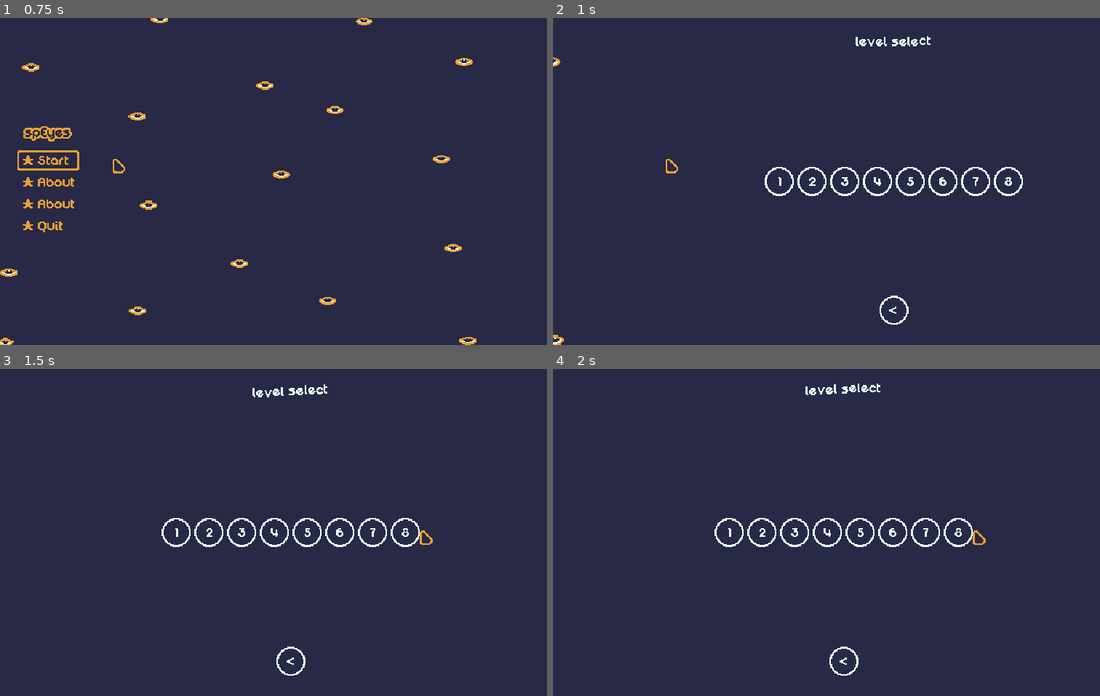
Above: before the commit, frames 1-4 (two rows, left to right).
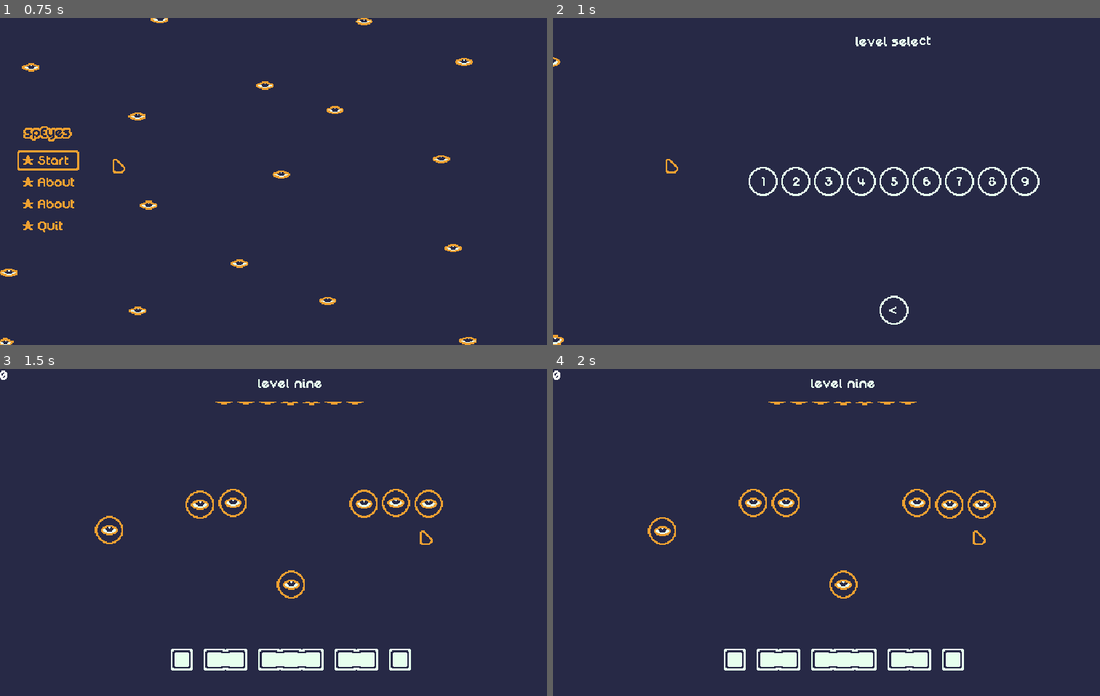
Above: after the commit, the same moments.

Repository: mrbartchak/brackeys-game-jam-2026.1
Game: Godot game, scene res://ui/screens/main_menu.tscn
Two runs of this game, one before a commit and one after it. Both use one fixed random seed, a clock stepped at 60 frames per second and the inputs below.
Inputs (mouse positions are in pixels of both pictures, inside the frame that each line leads up to):
- Up to frame 1 (0.75 s): click (114, 161) at 0.5 s
- Up to frame 2 (1 s): no input
- Up to frame 3 (1.5 s): click (421, 532) at 1.25 s, where only the run after the commit has a clickable "9"
- Up to frame 4 (2 s): no input

Frame 1 is identical in both runs. In frame 2, 1.6% of the frame differs, in the area x 35-89%, y 45-55%; in frame 3, 4.3%, in the area x 0-81%, y 0-94%; in frame 4, 4.2%.

Commit message:
9 levels

Diff:
--- a/core/game_manager.gd
+++ b/core/game_manager.gd
@@ -8,7 +8,8 @@
 	"level_05": preload("res://levels/level_data/level_05.tres"),
 	"level_06": preload("res://levels/level_data/level_06.tres"),
 	"level_07": preload("res://levels/level_data/level_07.tres"),
-	"level_08": preload("res://levels/level_data/level_08.tres")
+	"level_08": preload("res://levels/level_data/level_08.tres"),
+	"level_09": preload("res://levels/level_data/level_09.tres")
 }
 
 var current_level_data: LevelData
--- a/levels/level_data/level_05.tres
+++ b/levels/level_data/level_05.tres
@@ -29,7 +29,7 @@
 [resource]
 script = ExtResource("1_4rihi")
 id = "level_05"
-display_name = "level five WIP"
+display_name = "level five"
 target_zone_positions = Array[Vector2]([Vector2(180, 160), Vector2(180, 196), Vector2(350, 140), Vector2(490, 220)])
 blocks = Array[ExtResource("1_c0ap4")]([SubResource("Resource_0j7bc"), SubResource("Resource_0wr1i"), SubResource("Resource_c0ap4")])
 target_score = 4
--- a/levels/level_data/level_06.tres
+++ b/levels/level_data/level_06.tres
@@ -29,7 +29,7 @@
 [resource]
 script = ExtResource("2_jgt5g")
 id = "level_06"
-display_name = "level six WIP"
+display_name = "level six"
 target_zone_positions = Array[Vector2]([Vector2(160, 180), Vector2(196, 180), Vector2(320, 160), Vector2(460, 150), Vector2(460, 186)])
 blocks = Array[ExtResource("1_hvj2w")]([SubResource("Resource_0j7bc"), SubResource("Resource_0wr1i"), SubResource("Resource_hvj2w")])
 target_score = 5
--- a/levels/level_data/level_07.tres
+++ b/levels/level_data/level_07.tres
@@ -5,7 +5,8 @@
 
 [sub_resource type="Resource" id="Resource_0j7bc"]
 script = ExtResource("1_lng5a")
-block_id = "block_1x3"
+block_id = "block_1x1"
+position = Vector2(-68, 0)
 is_filled = true
 is_locked = true
 metadata/_custom_type_script = "uid://c4lb5cudd274j"
@@ -13,20 +14,24 @@
 [sub_resource type="Resource" id="Resource_0wr1i"]
 script = ExtResource("1_lng5a")
 block_id = "block_1x2"
-position = Vector2(-80, 0)
+position = Vector2(-20, 0)
+is_filled = true
+is_locked = true
 metadata/_custom_type_script = "uid://c4lb5cudd274j"
 
 [sub_resource type="Resource" id="Resource_lng5a"]
 script = ExtResource("1_lng5a")
-block_id = "block_1x2"
-position = Vector2(80, 0)
+block_id = "block_1x3"
+position = Vector2(52, 0)
+is_filled = true
+is_locked = true
 metadata/_custom_type_script = "uid://c4lb5cudd274j"
 
 [resource]
 script = ExtResource("2_hpo1s")
 id = "level_07"
-display_name = "level seven WIP"
-target_zone_positions = Array[Vector2]([Vector2(240, 200), Vector2(400, 100)])
+display_name = "level seven"
+target_zone_positions = Array[Vector2]([Vector2(200, 180), Vector2(236, 180), Vector2(272, 180), Vector2(450, 150), Vector2(450, 186)])
 blocks = Array[ExtResource("1_lng5a")]([SubResource("Resource_0j7bc"), SubResource("Resource_0wr1i"), SubResource("Resource_lng5a")])
-target_score = 2
+target_score = 5
 metadata/_custom_type_script = "uid://cjyn0y48epuwx"
--- a/levels/level_data/level_08.tres
+++ b/levels/level_data/level_08.tres
@@ -6,24 +6,31 @@
 [sub_resource type="Resource" id="Resource_0j7bc"]
 script = ExtResource("1_h70xq")
 block_id = "block_1x3"
-position = Vector2(-160, 0)
+position = Vector2(-88, 0)
+is_filled = true
+is_locked = true
 metadata/_custom_type_script = "uid://c4lb5cudd274j"
 
 [sub_resource type="Resource" id="Resource_0wr1i"]
 script = ExtResource("1_h70xq")
-block_id = "block_1x2"
-position = Vector2(-80, 0)
+block_id = "block_1x1"
+position = Vector2(-16, 0)
+is_filled = true
+is_locked = true
 metadata/_custom_type_script = "uid://c4lb5cudd274j"
 
 [sub_resource type="Resource" id="Resource_lng5a"]
 script = ExtResource("1_h70xq")
 block_id = "block_1x2"
+position = Vector2(40, 0)
+is_filled = true
+is_locked = true
 metadata/_custom_type_script = "uid://c4lb5cudd274j"
 
 [sub_resource type="Resource" id="Resource_h70xq"]
 script = ExtResource("1_h70xq")
-block_id = "block_1x1"
-position = Vector2(40, 0)
+block_id = "block_1x3"
+position = Vector2(88, 0)
 is_filled = true
 is_locked = true
 metadata/_custom_type_script = "uid://c4lb5cudd274j"
@@ -31,8 +38,8 @@
 [resource]
 script = ExtResource("2_eko48")
 id = "level_08"
-display_name = "level eight WIP"
-target_zone_positions = Array[Vector2]([Vector2(240, 200), Vector2(300, 100), Vector2(120, 120)])
+display_name = "level eight"
+target_zone_positions = Array[Vector2]([Vector2(230, 120), Vector2(300, 120), Vector2(370, 120), Vector2(430, 140), Vector2(430, 200), Vector2(150, 260)])
 blocks = Array[ExtResource("1_h70xq")]([SubResource("Resource_0j7bc"), SubResource("Resource_0wr1i"), SubResource("Resource_lng5a"), SubResource("Resource_h70xq")])
-target_score = 3
+target_score = 6
 metadata/_custom_type_script = "uid://cjyn0y48epuwx"
--- /dev/null
+++ b/levels/level_data/level_09.tres
@@ -0,0 +1,52 @@
+[gd_resource type="Resource" script_class="LevelData" load_steps=8 format=3 uid="uid://lmlrfjww47mr"]
+
+[ext_resource type="Script" uid="uid://c4lb5cudd274j" path="res://blocks/block_config.gd" id="1_61p3f"]
+[ext_resource type="Script" uid="uid://cjyn0y48epuwx" path="res://levels/level_data.gd" id="2_2erse"]
+
+[sub_resource type="Resource" id="Resource_0j7bc"]
+script = ExtResource("1_61p3f")
+block_id = "block_1x1"
+position = Vector2(-120, 0)
+is_filled = true
+is_locked = true
+metadata/_custom_type_script = "uid://c4lb5cudd274j"
+
+[sub_resource type="Resource" id="Resource_0wr1i"]
+script = ExtResource("1_61p3f")
+block_id = "block_1x2"
+position = Vector2(-72, 0)
+is_filled = true
+is_locked = true
+metadata/_custom_type_script = "uid://c4lb5cudd274j"
+
+[sub_resource type="Resource" id="Resource_lng5a"]
+script = ExtResource("1_61p3f")
+block_id = "block_1x3"
+is_filled = true
+is_locked = true
+metadata/_custom_type_script = "uid://c4lb5cudd274j"
+
+[sub_resource type="Resource" id="Resource_h70xq"]
+script = ExtResource("1_61p3f")
+block_id = "block_1x2"
+position = Vector2(72, 0)
+is_filled = true
+is_locked = true
+metadata/_custom_type_script = "uid://c4lb5cudd274j"
+
+[sub_resource type="Resource" id="Resource_61p3f"]
+script = ExtResource("1_61p3f")
+block_id = "block_1x1"
+position = Vector2(120, 0)
+is_filled = true
+is_locked = true
+metadata/_custom_type_script = "uid://c4lb5cudd274j"
+
+[resource]
+script = ExtResource("2_2erse")
+id = "level_09"
+display_name = "level nine"
+target_zone_positions = Array[Vector2]([Vector2(120, 180), Vector2(220, 150), Vector2(256, 150), Vector2(320, 240), Vector2(400, 150), Vector2(436, 150), Vector2(472, 150)])
+blocks = Array[ExtResource("1_61p3f")]([SubResource("Resource_0j7bc"), SubResource("Resource_0wr1i"), SubResource("Resource_lng5a"), SubResource("Resource_h70xq"), SubResource("Resource_61p3f")])
+target_score = 7
+metadata/_custom_type_script = "uid://cjyn0y48epuwx"
--- a/ui/screens/level_select.tscn
+++ b/ui/screens/level_select.tscn
@@ -94,6 +94,11 @@
 level_id = "level_08"
 level_number = "8"
 
+[node name="LevelButton9" parent="HBoxContainer" instance=ExtResource("2_smnxl")]
+layout_mode = 2
+level_id = "level_09"
+level_number = "9"
+
 [node name="Footer" type="CenterContainer" parent="."]
 layout_mode = 1
 anchors_preset = 12
